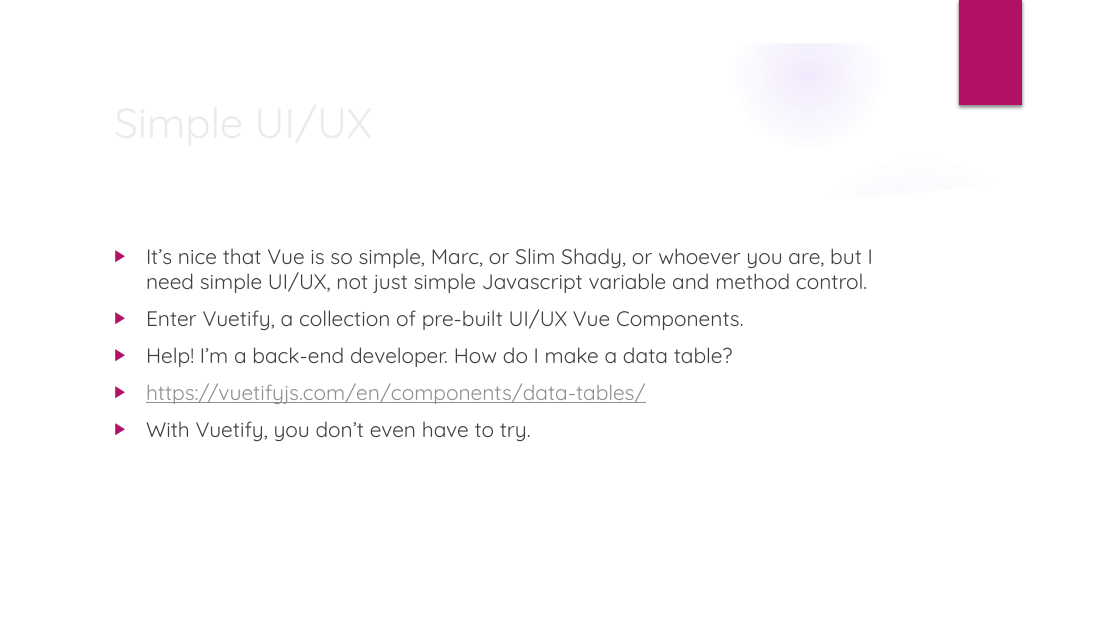
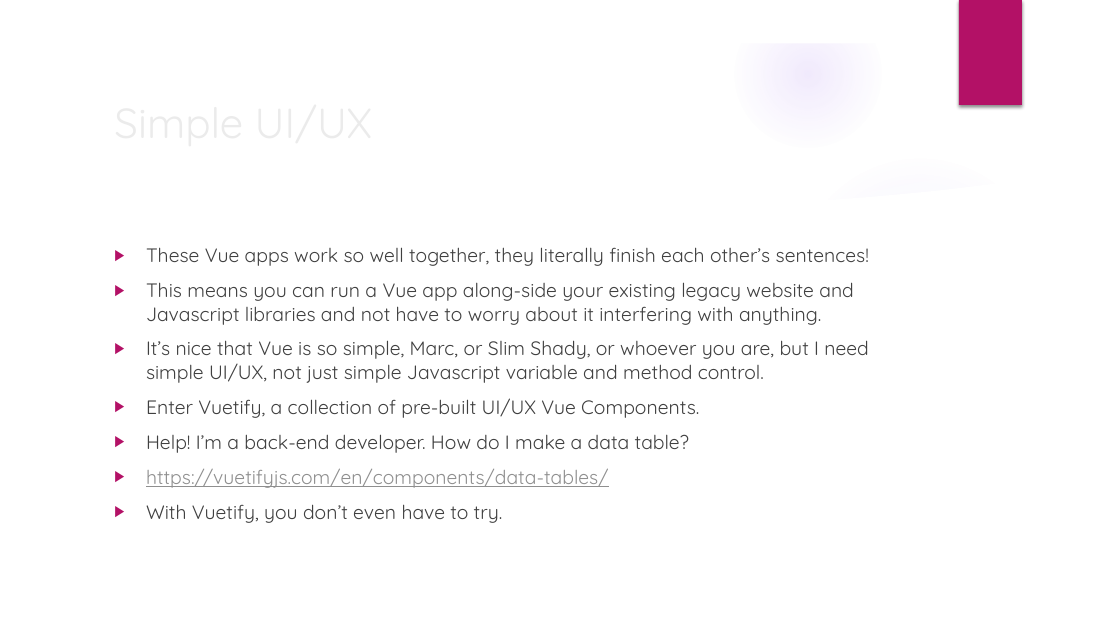
Before and after one commit to Marc-Brosey/VuetifyUIBuilder, a slide deck: slide 9 of KnoxDevs - Battle of the Javascript Frameworks - Vue.js is Simple, and So Can You.pptx. Drawn at 1120x630 pixels with LibreOffice and Linux fonts; fonts in the diff are those of the drawing; background and template pictures are left out. Boxes give left, top, right and bottom in pixels: in the first picture for what was removed or moved away, otherwise in the second. Text is boxed around its words. In the diff, an @@ line names an element or a change of style, - is before the commit and + after.

Commit message:
Updated Slide Deck.

```diff
--- a/KnoxDevs - Battle of the Javascript Frameworks - Vue.js is Simple, and So Can You.pptx
+++ b/KnoxDevs - Battle of the Javascript Frameworks - Vue.js is Simple, and So Can You.pptx
@@ text at (x1=146, y1=247, x2=869, y2=325): paragraphs added @@
+▶ These Vue apps work so well together, they literally finish each other’s sentences!
+▶ This means you can run a Vue app along-side your existing legacy website and Javascript libraries and not have to worry about it interfering with anything.
@@ text at (x1=146, y1=340, x2=869, y2=523): size 18 to 16.6 pt in "It’s nice that Vue is so simple, ...", "Enter Vuetify, a collection of pre-built UI/UX ...", "Help! I’m a back-end developer. How do ...", "https://vuetifyjs.com/en/components/data-tables/" and 1 more places @@
```
Also in this commit, not shown: 2 other slides changed.
